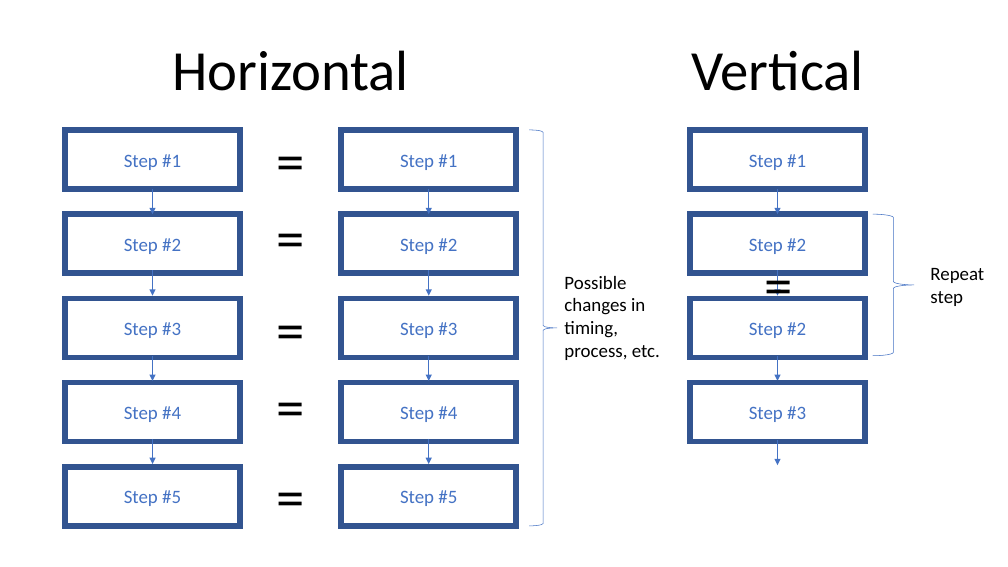
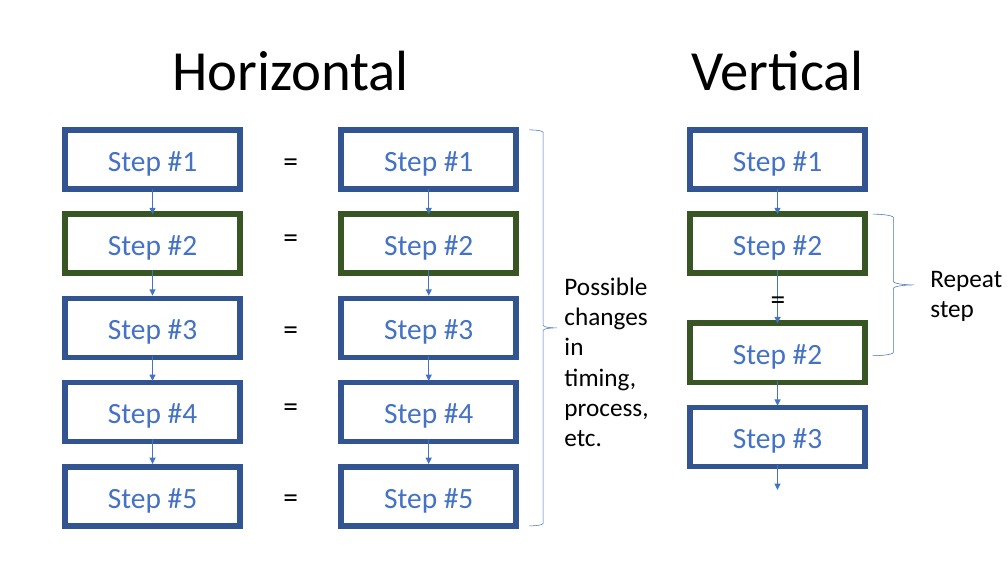
Before and after one commit to agroce/determinismpaper, a slide deck: slide 1 of types.pptx. Drawn at 1008x567 pixels with LibreOffice and Linux fonts; fonts in the diff are those of the drawing. Boxes give left, top, right and bottom in pixels: in the first picture for what was removed or moved away, otherwise in the second. Text is boxed around its words. In the diff, an @@ line names an element or a change of style, - is before the commit and + after.

```diff
--- a/types.pptx
+++ b/types.pptx
@@ text "=": place and size @@
-text "=" at [269,121,313,197]
+text "=" at [276,138,306,181]
@@ text "=": place and size @@
-text "=" at [269,197,313,274]
+text "=" at [276,214,306,257]
@@ text "Possible changes in" at [564,277,648,446]: size 18 to 24 pt @@
@@ text "Repeat" at [930,270,1002,321]: size 18 to 24 pt @@
@@ size 54 to 28 pt in 6 elements at [276,306,306,349], [276,138,306,181], [276,214,306,257], [276,474,306,517], [276,383,306,426], [763,277,793,320] @@
@@ text "=": place and size @@
-text "=" at [757,245,801,321]
+text "=" at [763,277,793,320]
@@ arrow moved from (778, 271) - (777, 296) to (778, 271) - (778, 324) @@
@@ text "=": place and size @@
-text "=" at [269,290,313,366]
+text "=" at [276,306,306,349]
@@ size 18 to 28 pt; outline #325491 5.25 pt to #385723 5.25 pt in 4 elements at [65,214,240,273], [341,214,516,273], [690,214,866,273], [690,324,866,383] @@
@@ text "=": place and size @@
-text "=" at [268,367,312,443]
+text "=" at [276,383,306,426]
@@ 2 rectangles, 2 arrows: place and size @@
-2 rectangles, 2 arrows at [690,299,866,465]
+2 rectangles, 2 arrows at [690,324,866,490]
@@ size 18 to 28 pt in 10 elements at [65,130,240,189], [65,299,240,358], [65,383,240,442], [65,467,240,526], [341,130,516,189], [341,299,516,358], [341,383,516,442], [341,467,516,526], [690,130,866,189], [690,408,866,467] @@
@@ text "=": place and size @@
-text "=" at [268,457,312,534]
+text "=" at [276,474,306,517]
```
Also in this commit, not shown: 4 other files.
